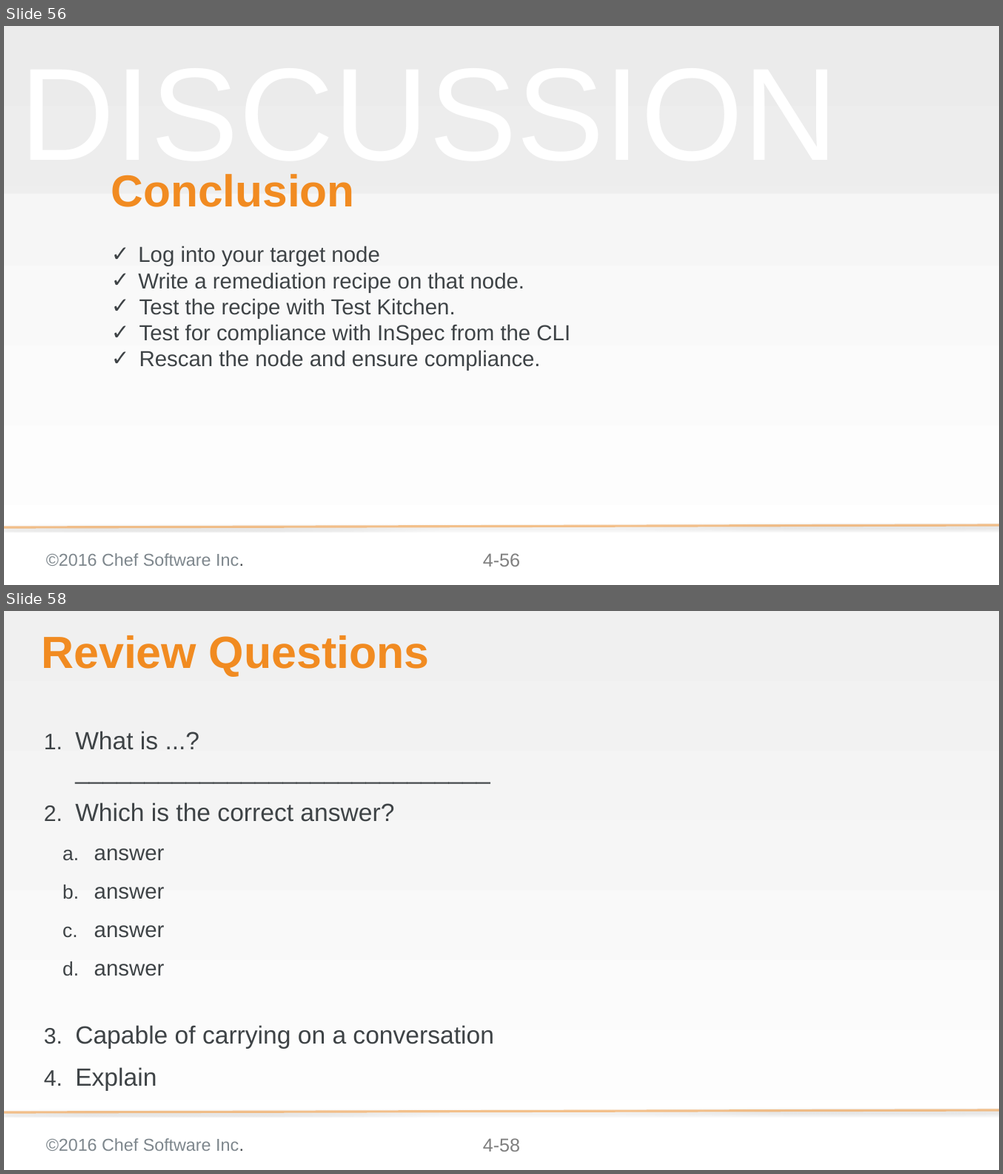
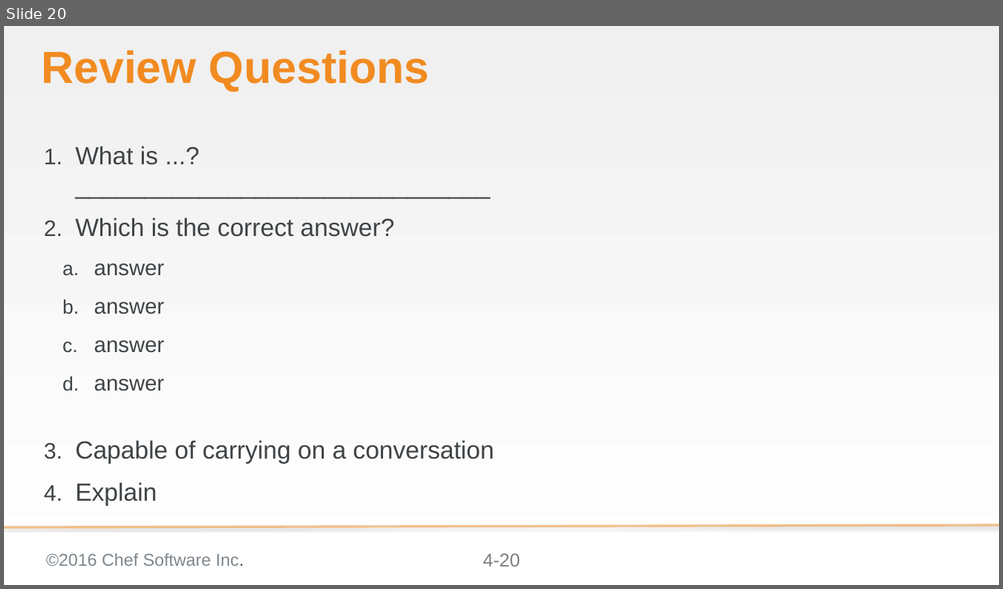
Before and after one commit to bchamby/chef-compliance-installation-configuration-operation, a slide deck: 04-initial-configuration-scans-win.pptx. Shown one above the other, each under a label of ours: slides 56 and 58 before the commit, slide 20 after it; the slides between them are not shown. The pictures are 1003x1174 and 1003x589 pixels, drawn with LibreOffice and Linux fonts; fonts in the diff are those of the drawing; background and template pictures are left out. Boxes give left, top, right and bottom in pixels: in the first picture for what was removed or moved away, otherwise in the second. Text is boxed around its words. In the diff, an @@ line names an element or a change of style, - is before the commit and + after.

Commit message:
04-initial-configuration-scans-win updated scan lab removed redundant and incomplete remediation lab

```diff
--- a/04-initial-configuration-scans-win.pptx
+++ b/04-initial-configuration-scans-win.pptx
@@ slide 56 removed at (4,26,999,585), background gradient #F2F2F2 to #FFFFFF; not listed: 3 template elements that a slide beside it also shows @@
@@ rectangle removed at (4,26,999,194) @@
@@ text removed at (20,174,837,183) @@
-DISCUSSION
@@ title removed at (111,174,355,207) @@
-Conclusion
@@ subtitle removed at (138,246,570,371) @@
-✓ Log into your target node
-✓ Write a remediation recipe on that node.
-✓ Test the recipe with Test Kitchen.
-✓ Test for compliance with InSpec from the CLI
-✓ Rescan the node and ensure compliance.
@@ what was slide 58 is now slide 20 @@
@@ page number at (483,554,520,567): text changed @@
-4-58
+4-20
```
Also in this commit, not shown: 16 slides changed, 1 slide added, 38 other slides removed.
